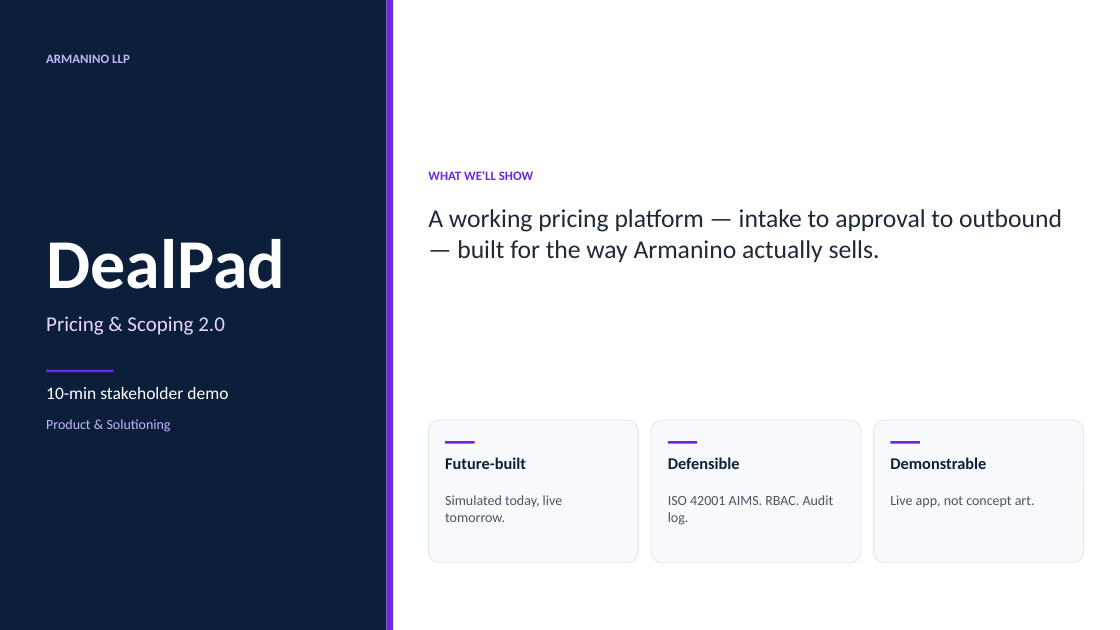
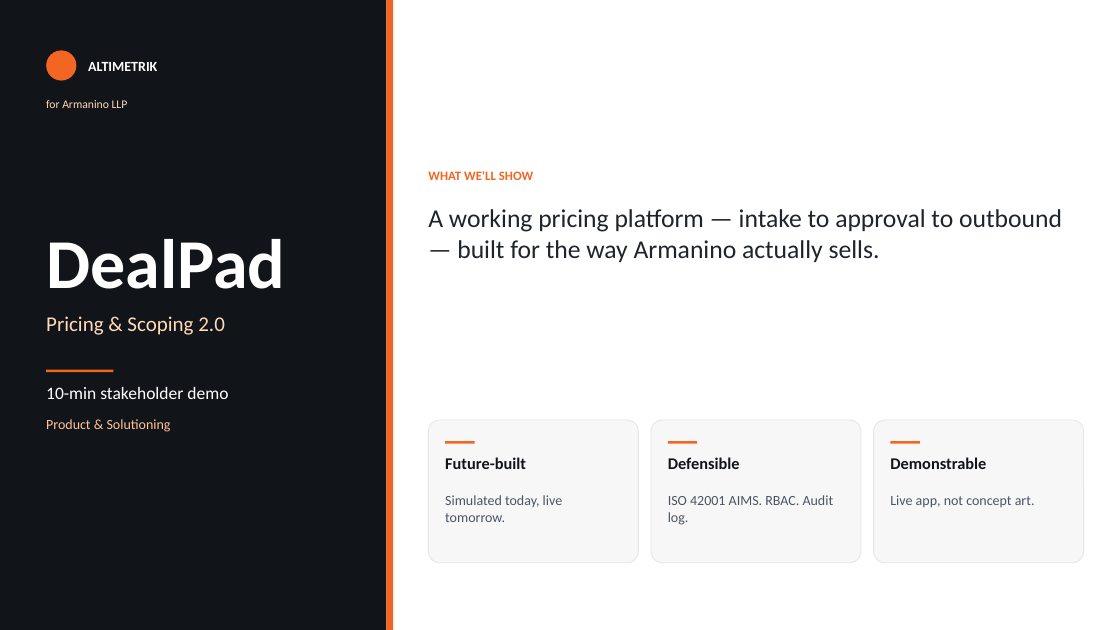
Before and after one commit to dhan99/NextGenPricing2, a slide deck: slide 1 of attached_assets/DealPad_10min_PS_Demo_Lite.pptx. Drawn at 1120x630 pixels with LibreOffice and Linux fonts; fonts in the diff are those of the drawing. Boxes give left, top, right and bottom in pixels: in the first picture for what was removed or moved away, otherwise in the second. Text is boxed around its words. In the diff, an @@ line names an element or a change of style, - is before the commit and + after.

```diff
--- a/attached_assets/DealPad_10min_PS_Demo_Lite.pptx
+++ b/attached_assets/DealPad_10min_PS_Demo_Lite.pptx
@@ rectangle at bbox=[0, 0, 386, 630]: fill #0B1F3A to #111418 @@
@@ ellipse added at bbox=[46, 50, 76, 81], fill #F26522 @@
@@ text added at bbox=[88, 62, 157, 71], 12 pt, text #FFFFFF, bold @@
+ALTIMETRIK
@@ text at bbox=[46, 100, 128, 108]: text changed; size 11 to 10 pt; text colour #C4B5FD to #FFD9B8; bold off @@
-ARMANINO LLP
+for Armanino LLP
@@ text "WHAT WE'LL SHOW" at bbox=[428, 171, 533, 180]: text colour #6D28D9 to #F26522 @@
@@ text "Pricing & Scoping 2.0" at bbox=[46, 316, 225, 335]: text colour #E9D5FF to #FFD9B8 @@
@@ text "Product & Solutioning" at bbox=[46, 419, 171, 432]: text colour #C4B5FD to #FFC299 @@
@@ fill #F7F9FC to #F7F7F8; outline #E2E8F0 0.75 pt to #E3E6EB 0.75 pt in 3 elements at bbox=[429, 420, 639, 563], bbox=[651, 420, 861, 563], bbox=[874, 420, 1084, 563] @@
@@ fill #6D28D9 to #F26522 in 5 elements at bbox=[386, 0, 393, 630], bbox=[46, 370, 113, 372], bbox=[445, 441, 475, 444], bbox=[668, 441, 697, 444], bbox=[891, 441, 920, 444] @@
@@ text colour #0B1F3A to #111418 in 3 elements at bbox=[445, 457, 526, 469], bbox=[668, 457, 740, 469], bbox=[890, 457, 986, 469] @@
```
Also in this commit, not shown: 9 other slides changed, 2 other files.
